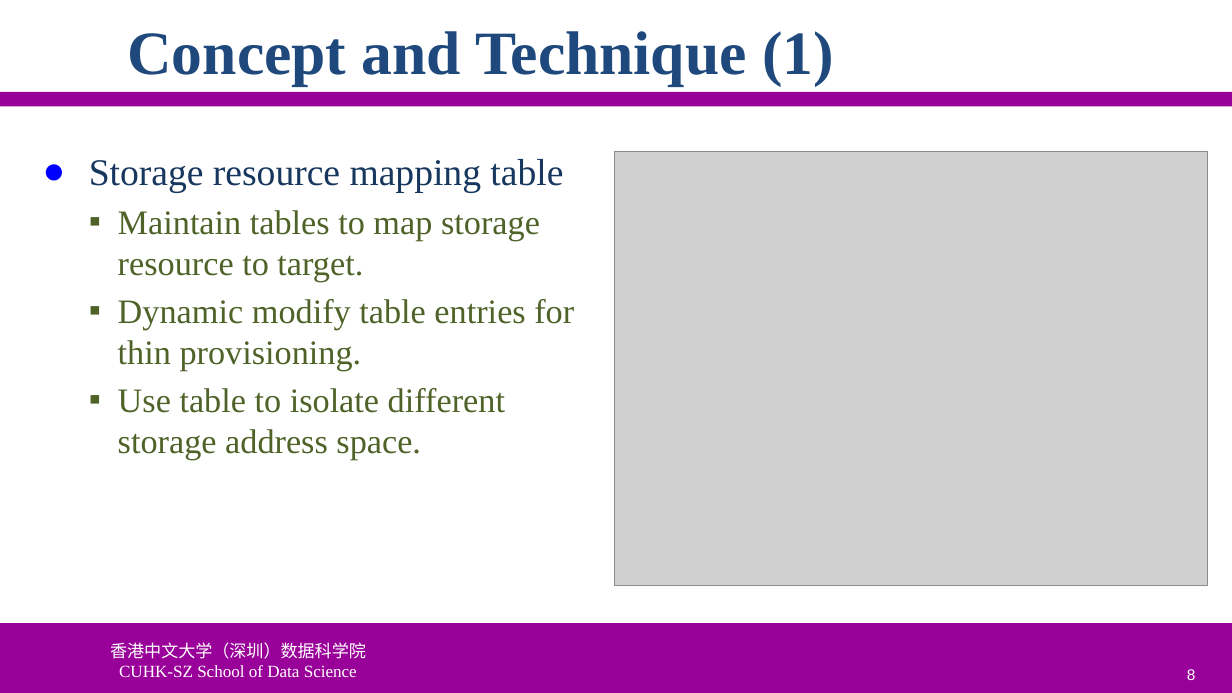
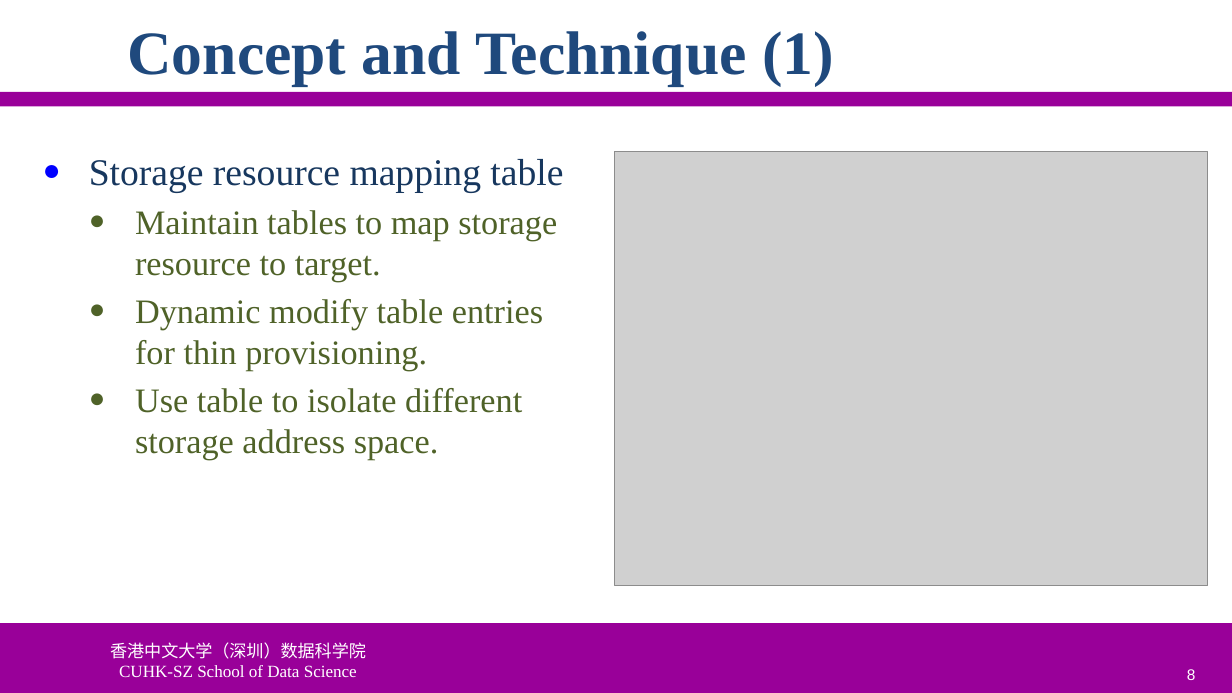
Before and after one commit to ychung1103/ychung1103.github.io, a slide deck: slide 8 of Slides/CSC6103/VT-05 Storage Virtualization.pptx. Drawn at 1232x693 pixels with LibreOffice and Linux fonts; fonts in the diff are those of the drawing; grey boxes stand for pictures; background and template pictures are left out. Boxes give left, top, right and bottom in pixels: in the first picture for what was removed or moved away, otherwise in the second. Text is boxed around its words. In the diff, an @@ line names an element or a change of style, - is before the commit and + after.

```diff
--- a/Slides/CSC6103/VT-05 Storage Virtualization.pptx
+++ b/Slides/CSC6103/VT-05 Storage Virtualization.pptx
@@ text "Storage resource mapping table" at bbox=[89, 159, 563, 460]: bullet ▪ to ● @@
```
Also in this commit, not shown: 2 other files.
